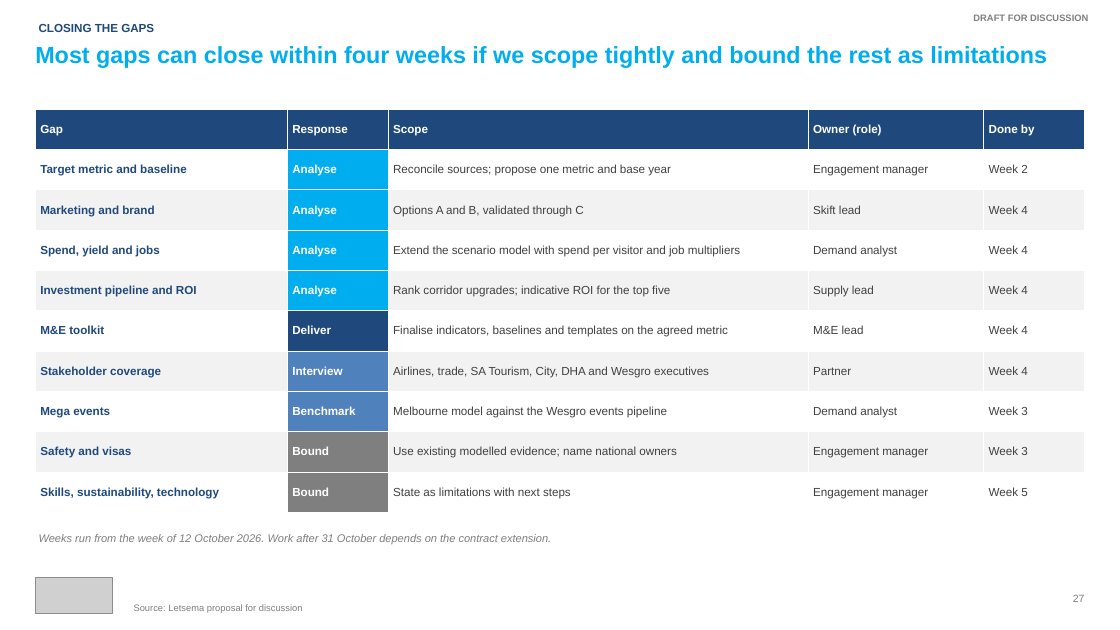
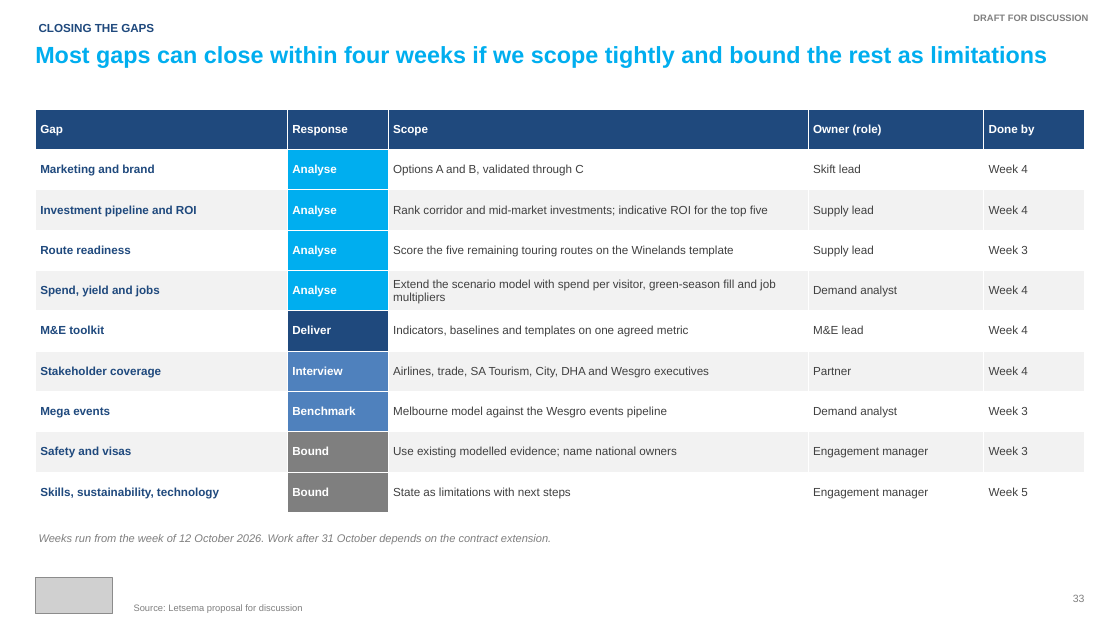
Before and after one commit to Adamastor-ZA/Letsema, a slide deck: slide 33 of deliverables/Wesgro_Unlocking_Tourism_Summary_of_Findings_DRAFT_Oct2026.pptx (slide 27 before the commit). Drawn at 1120x630 pixels with LibreOffice and Linux fonts; fonts in the diff are those of the drawing; grey boxes stand for pictures. Boxes give left, top, right and bottom in pixels: in the first picture for what was removed or moved away, otherwise in the second. Text is boxed around its words. In the diff, an @@ line names an element or a change of style, - is before the commit and + after.

```diff
--- a/deliverables/Wesgro_Unlocking_Tourism_Summary_of_Findings_DRAFT_Oct2026.pptx
+++ b/deliverables/Wesgro_Unlocking_Tourism_Summary_of_Findings_DRAFT_Oct2026.pptx
@@ table at [35, 109, 1085, 513] @@
-row 2: Target metric and baseline | Analyse | Reconcile sources; propose one metric and base year | Engagement manager | Week 2
-row 4: Spend, yield and jobs | Analyse | Extend the scenario model with spend per visitor and job multipliers | Demand analyst | Week 4
-row 5: Investment pipeline and ROI | Analyse | Rank corridor upgrades; indicative ROI for the top five | Supply lead | Week 4
-row 6: M&E toolkit | Deliver | Finalise indicators, baselines and templates on the agreed metric | M&E lead | Week 4
+row 3: Investment pipeline and ROI | Analyse | Rank corridor and mid-market investments; indicative ROI for the top five | Supply lead | Week 4
+row 4: Route readiness | Analyse | Score the five remaining touring routes on the Winelands template | Supply lead | Week 3
+row 5: Spend, yield and jobs | Analyse | Extend the scenario model with spend per visitor, green-season fill and job multipliers | Demand analyst | Week 4
+row 6: M&E toolkit | Deliver | Indicators, baselines and templates on one agreed metric | M&E lead | Week 4
@@ text at [1073, 595, 1085, 602]: text changed @@
-27
+33
```
Also in this commit, not shown: 29 other slides changed, 12 slides added, 5 slides removed.
